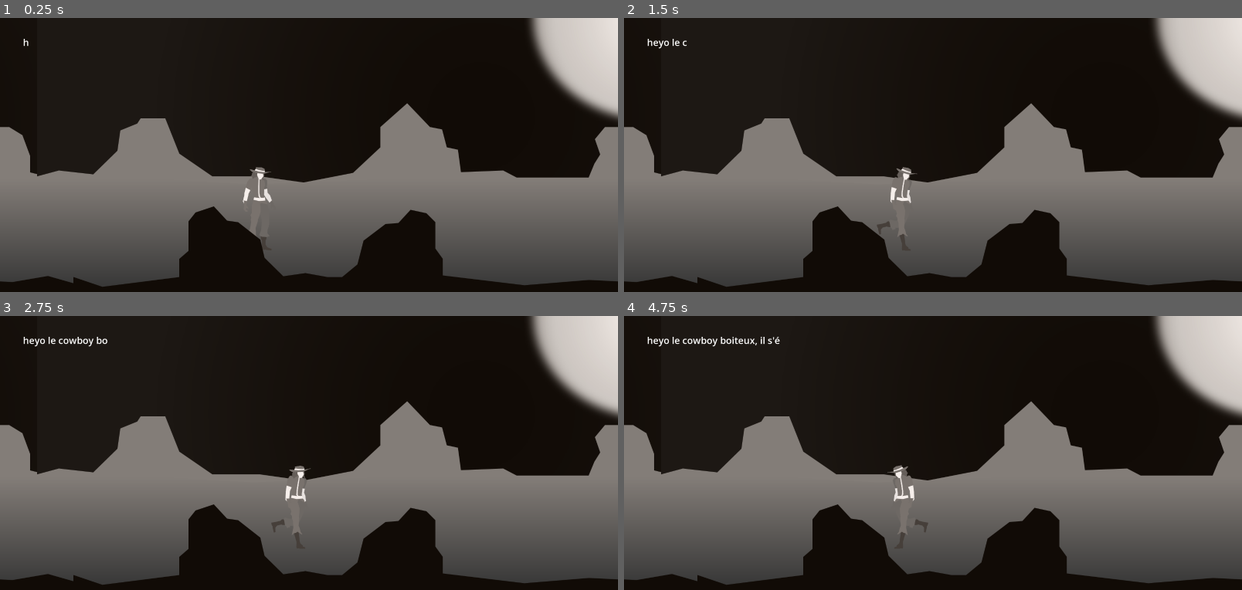
Above: before the commit, frames 1-4 (two rows, left to right).
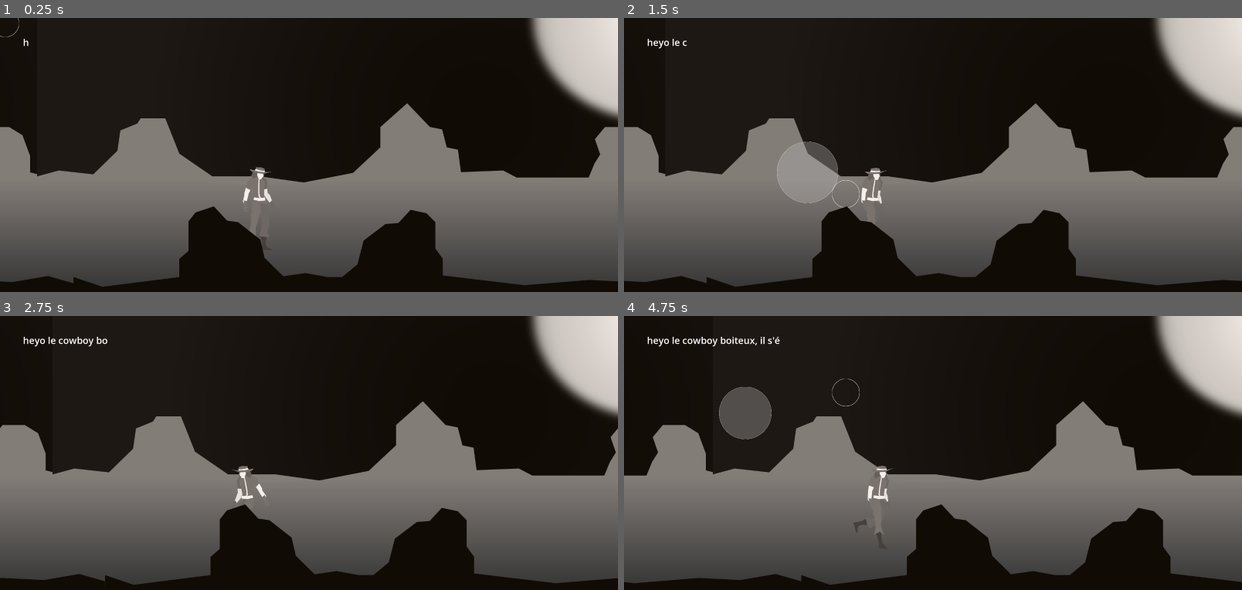
Above: after the commit, the same moments.

Repository: leo-nach/OffSeasonStart
Game: Godot game, scene res://level_scene.tscn
Two runs of this game, one before a commit and one after it. Both use one fixed random seed, a clock stepped at 60 frames per second and the inputs below.
Inputs (mouse positions are in pixels of both pictures, inside the frame that each line leads up to):
- Up to frame 1 (0.25 s): no input
- Up to frame 2 (1.5 s): move the mouse to (1068, 146) at 0.52 s; hold Right (ui_right) 0.53-1.25 s; click (1068, 146) at 0.67 s; drag from (809, 174) to (902, 218) at 1.27 s
- Up to frame 3 (2.75 s): move the mouse to (370, 395) at 2.02 s; hold Right (ui_right) from 2.03 s (still down)
- Up to frame 4 (4.75 s): release Right (ui_right) at 2.75 s; drag from (902, 516) to (747, 414) at 2.77 s; move the mouse to (1118, 502) at 3.52 s; hold Left (ui_left) 3.53-4.25 s; drag from (747, 414) to (840, 387) at 4.27 s

The runs differ from the first frame. In frame 1, less than 0.1% of the frame differs, in the area x 0-4%, y 0-8%; in frame 2, 4.1%; in frame 3, 9.5%; in frame 4, 22%, in the area x 0-100%, y 22-99%.

Commit message:
push FINAL

Diff:
--- a/CharacterBody2D.gd
+++ b/CharacterBody2D.gd
@@ -1,16 +1,20 @@
 extends CharacterBody2D
-
+var _direction
 var speed = 100
 
 func _physics_process(delta):
-	var dir = Input.get_axis("ui_left","ui_right")
-	if dir :
-		$meshHandler/mesh/AnimationPlayer.play("walk")
-		if dir > 0 :
-			$meshHandler.scale.x = 1
-		else: $meshHandler.scale.x = -1
+	if _direction:
+		var dir = _direction
+		if dir.x :
+			$meshHandler/mesh/AnimationPlayer.play("walk")
+			if dir.x > 0 :
+				$meshHandler.scale.x = 1
+			else: $meshHandler.scale.x = -1
 
-	else: $meshHandler/mesh/AnimationPlayer.play("idle")
+		else: $meshHandler/mesh/AnimationPlayer.play("idle")
 
-	velocity.x = dir *speed
+		velocity.x = dir.x *speed
 	move_and_slide()
+
+func _on_control_input_dir(direction):
+	_direction = direction
--- a/joystick.gd
+++ b/joystick.gd
@@ -1,6 +1,9 @@
 extends Control
 
 var drag = false
+var touchpos :Vector2
+signal input_dir(direction)
+var direction
 
 func _ready():
 	$Control.visible = false
@@ -11,12 +14,16 @@
 		if event.is_pressed():
 			position = event.position
 			drag=true
+			$Control2/TextureRect.visible = true
 			_display_UI_back()
 		else :
 			$Control.visible = false
 			$Control/TextureRect2.visible =false
+			$Control2/TextureRect.visible = false
 			drag = false
-	print(drag)
+			touchpos = Vector2.ZERO
+			direction = 0
+	if drag==true:touchpos = event.position
 
 func _display_UI_back():
 	$Control.scale = Vector2.ONE
@@ -25,3 +32,8 @@
 	tween.tween_property($Control,"scale",Vector2(.5,.5),.2)
 	await tween.finished
 	$Control/TextureRect2.visible =true
+
+func _process(delta):
+	$Control2.global_position = touchpos
+	direction = Vector2(touchpos-position).normalized()
+	input_dir.emit(direction)
--- a/joystick.tscn
+++ b/joystick.tscn
@@ -1,8 +1,9 @@
-[gd_scene load_steps=4 format=3 uid="uid://dbft3r5mtuqdh"]
+[gd_scene load_steps=5 format=3 uid="uid://dbft3r5mtuqdh"]
 
 [ext_resource type="Script" path="res://joystick.gd" id="1_u8xm0"]
 [ext_resource type="Texture2D" uid="uid://bn7pe6fegkhh5" path="res://Sprites/ui_joystick/ui-12.png" id="2_cxykv"]
 [ext_resource type="Texture2D" uid="uid://bbq87a10rlv5x" path="res://Sprites/ui_joystick/ui-09.png" id="2_tsxgu"]
+[ext_resource type="Texture2D" uid="uid://bcyoijcgppnyh" path="res://Sprites/ui_joystick/ui-11.png" id="4_7wq5d"]
 
 [node name="Control" type="Control"]
 layout_mode = 3
@@ -60,3 +61,26 @@
 grow_horizontal = 2
 grow_vertical = 2
 texture = ExtResource("2_tsxgu")
+
+[node name="Control2" type="Control" parent="."]
+layout_mode = 1
+anchors_preset = 8
+anchor_left = 0.5
+anchor_top = 0.5
+anchor_right = 0.5
+anchor_bottom = 0.5
+offset_left = -20.0
+offset_top = -20.0
+offset_right = 20.0
+offset_bottom = 20.0
+grow_horizontal = 2
+grow_vertical = 2
+
+[node name="TextureRect" type="TextureRect" parent="Control2"]
+layout_mode = 1
+anchors_preset = 15
+anchor_right = 1.0
+anchor_bottom = 1.0
+grow_horizontal = 2
+grow_vertical = 2
+texture = ExtResource("4_7wq5d")
--- a/level_scene.tscn
+++ b/level_scene.tscn
@@ -7,6 +7,7 @@
 [ext_resource type="Texture2D" uid="uid://c3qa7ue0v8g6q" path="res://Sprites/spr_foreground_A.png" id="5_kl6k7"]
 [ext_resource type="Script" path="res://Label.gd" id="6_yua1h"]
 [ext_resource type="AudioStream" uid="uid://bpynyktadtg6g" path="res://07. CD Track 07.mp3" id="7_6e05u"]
+[ext_resource type="PackedScene" uid="uid://dbft3r5mtuqdh" path="res://joystick.tscn" id="8_ax7iq"]
 
 [node name="level" type="Node2D"]
 
@@ -65,6 +66,13 @@
 Mais où va-t-il... :clope:"
 script = ExtResource("6_yua1h")
 
+[node name="Control" parent="CanvasLayer" instance=ExtResource("8_ax7iq")]
+offset_left = -1170.0
+offset_top = -540.0
+offset_right = -1170.0
+offset_bottom = -540.0
+
 [node name="AudioStreamPlayer" type="AudioStreamPlayer" parent="."]
 stream = ExtResource("7_6e05u")
-autoplay = true
+
+[connection signal="input_dir" from="CanvasLayer/Control" to="CharacterBody2D" method="_on_control_input_dir"]
Not shown: 1 places in level_scene.tscn that only renumber resources
